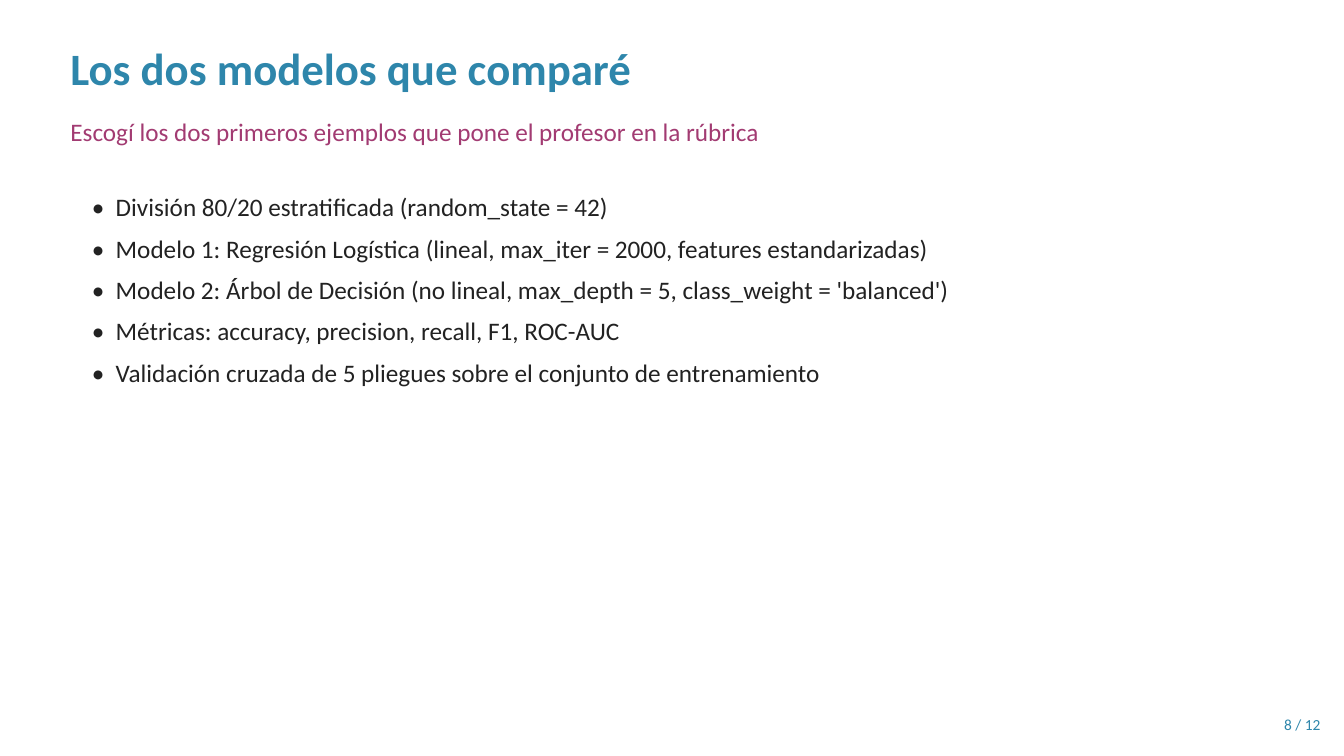
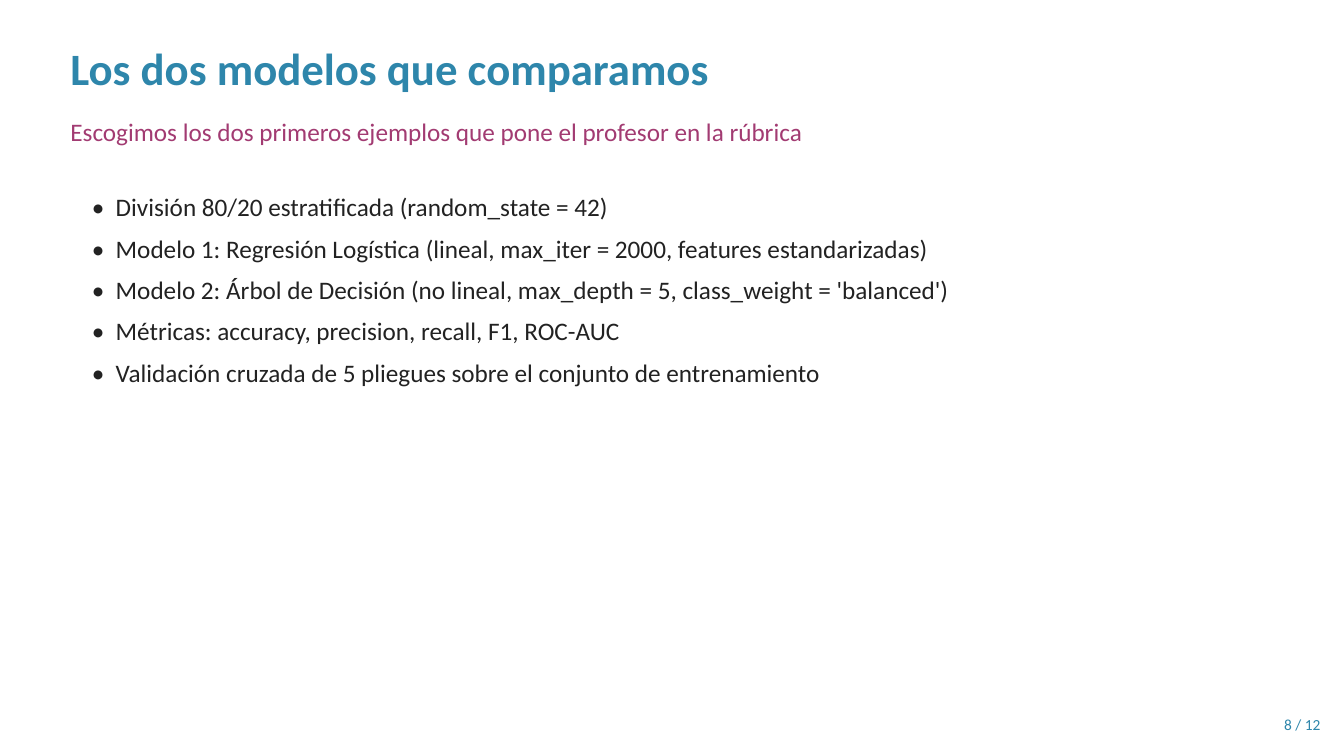
Before and after one commit to JAAM010/seminario-datos-heart-disease, a slide deck: slide 8 of Entregable2/Presentacion_Sustentacion.pptx. Drawn at 1344x756 pixels with LibreOffice and Linux fonts; fonts in the diff are those of the drawing. Boxes give left, top, right and bottom in pixels: in the first picture for what was removed or moved away, otherwise in the second. Text is boxed around its words. In the diff, an @@ line names an element or a change of style, - is before the commit and + after.

```diff
--- a/Entregable2/Presentacion_Sustentacion.pptx
+++ b/Entregable2/Presentacion_Sustentacion.pptx
@@ text at (70, 53, 709, 92): text changed @@
-Los dos modelos que comparé
+Los dos modelos que comparamos
@@ text at (70, 123, 802, 146): text changed @@
-Escogí los dos primeros ejemplos que pone el profesor en la rúbrica
+Escogimos los dos primeros ejemplos que pone el profesor en la rúbrica
```
Also in this commit, not shown: 5 other slides changed, 6 other files.
